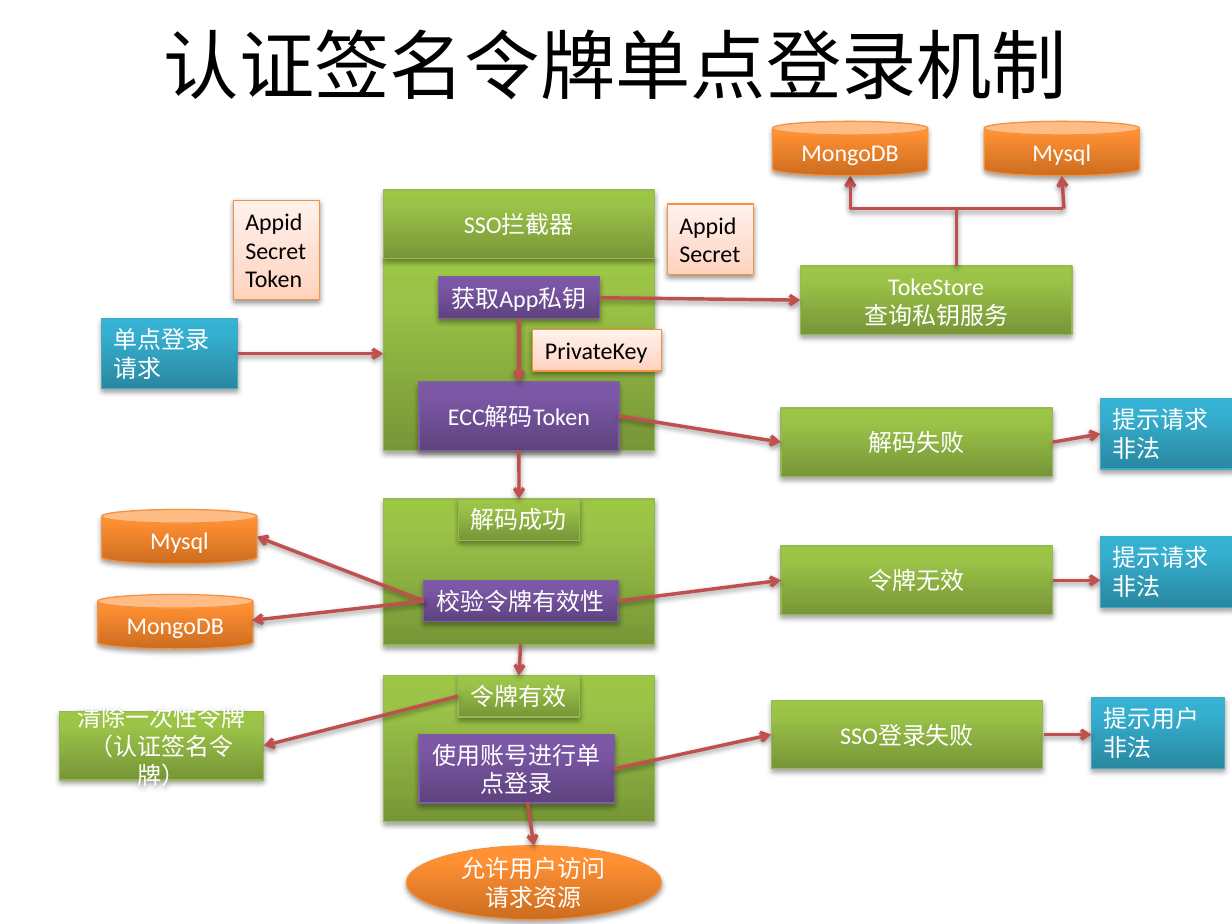
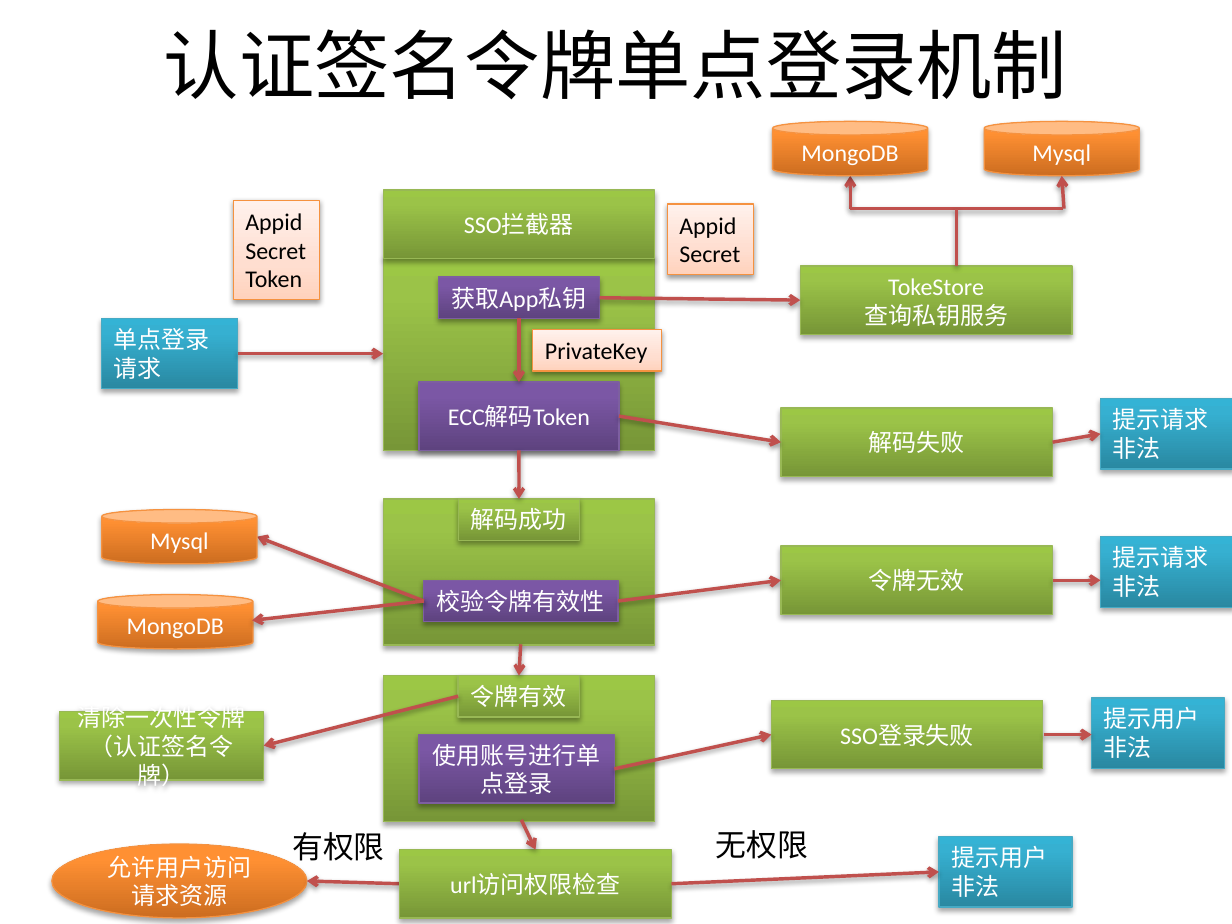
Before and after one commit to bbossgroups/bboss, a slide deck: slide 6 of 文档/令牌管理.pptx. Drawn at 1232x924 pixels with LibreOffice and Linux fonts; fonts in the diff are those of the drawing. Boxes give left, top, right and bottom in pixels: in the first picture for what was removed or moved away, otherwise in the second. Text is boxed around its words. In the diff, an @@ line names an element or a change of style, - is before the commit and + after.

```diff
--- a/文档/令牌管理.pptx
+++ b/文档/令牌管理.pptx
@@ text added at box(292, 832, 384, 866), 18 pt, text #000000 @@
+有权限
@@ arrow moved from (527, 802) - (533, 846) to (521, 821) - (536, 850) @@
@@ text added at box(716, 830, 808, 859), 18 pt, text #000000 @@
+无权限
@@ rectangle added at box(939, 837, 1072, 907), fill gradient #2A88A2 to #37B1D2 to #34B4D6, outline #46AAC5 0.75 pt, 14 pt, text #FFFFFF @@
+提示用户非法
@@ ellipse "允许用户访问请求资源": place and size @@
-ellipse "允许用户访问请求资源" at box(407, 846, 662, 920)
+ellipse "允许用户访问请求资源" at box(52, 844, 307, 918)
@@ rectangle added at box(399, 850, 670, 919), fill gradient #779737 to #9BC348 to #9DC746, outline #98B955 0.75 pt, 14 pt, text #FFFFFF @@
+url访问权限检查
@@ arrow added from (399, 883) to (307, 881), #C0504D 2 pt @@
@@ arrow added from (671, 883) to (939, 872), #C0504D 2 pt @@
```
Also in this commit, not shown: 13 other slides changed, 5 slides added, 2 slides removed, 45 other files.
